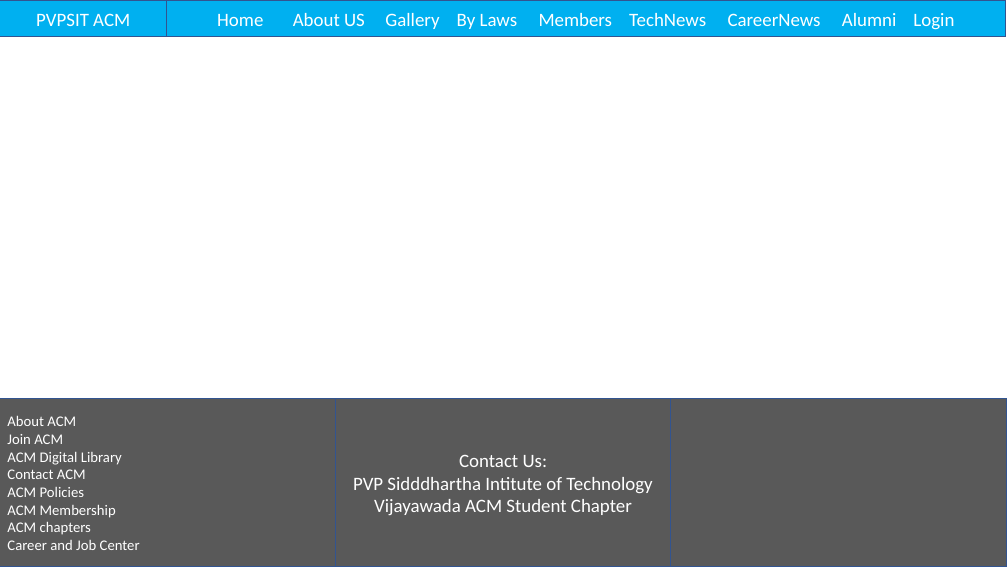
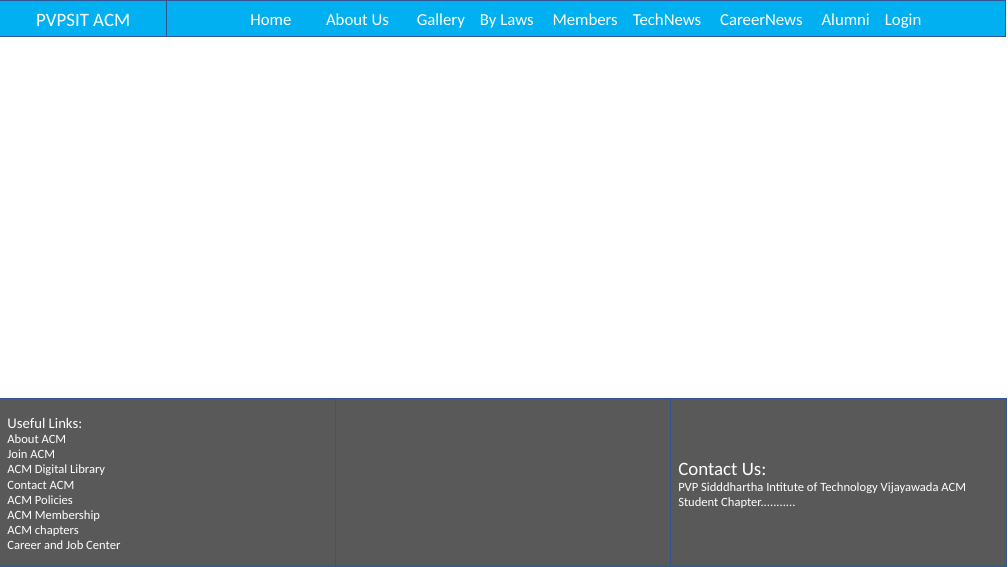
Before and after one commit to abhi4mu/ACM, a slide deck: slide 1 of ACM_layout_ppt.pptx. Drawn at 1008x567 pixels with LibreOffice and Linux fonts; fonts in the diff are those of the drawing. Boxes give left, top, right and bottom in pixels: in the first picture for what was removed or moved away, otherwise in the second. Text is boxed around its words. In the diff, an @@ line names an element or a change of style, - is before the commit and + after.

Commit message:
PPT changed

```diff
--- a/ACM_layout_ppt.pptx
+++ b/ACM_layout_ppt.pptx
@@ text in rectangle at (250, 13, 921, 28): text changed; size 18 to 16 pt @@
-Home About US Gallery By Laws Members TechNews CareerNews Alumni Login
+Home About Us Gallery By Laws Members TechNews CareerNews Alumni Login
@@ text in rectangle at (7, 418, 83, 428): paragraph added @@
+Useful Links:
@@ text in rectangle at (7, 434, 120, 549): size 14 to 12 pt in "About ACM", "Join ACM", "ACM Digital Library", "Contact ACM" and 4 more places @@
@@ text in rectangle at (353, 455, 652, 515): text removed @@
-Contact Us:
-PVP Sidddhartha Intitute of Technology Vijayawada ACM Student Chapter
@@ text in rectangle at (678, 463, 966, 508): text added @@
+Contact Us:
+PVP Sidddhartha Intitute of Technology Vijayawada ACM Student Chapter...........
```
Also in this commit, not shown: 2 slides added, 1 other file.
